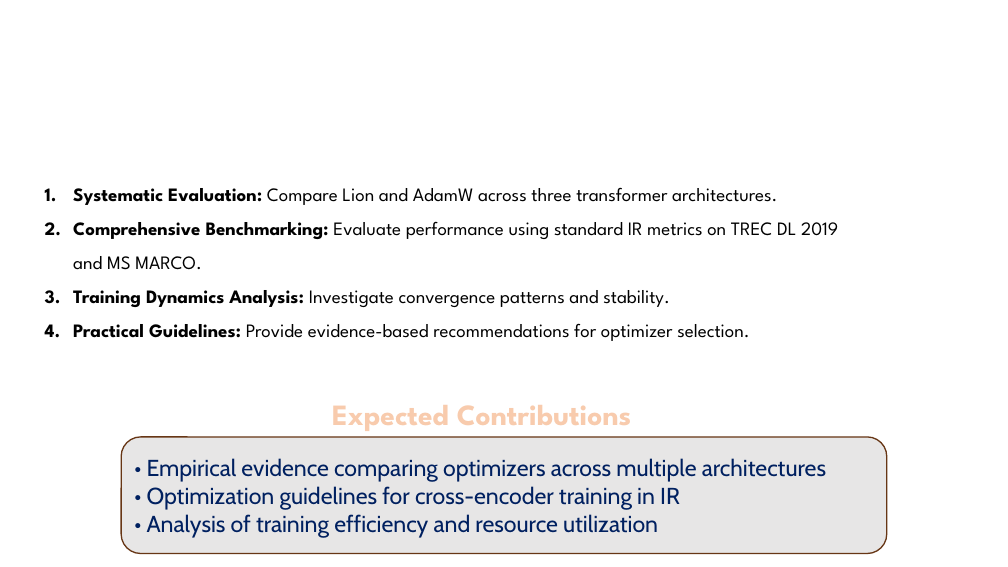
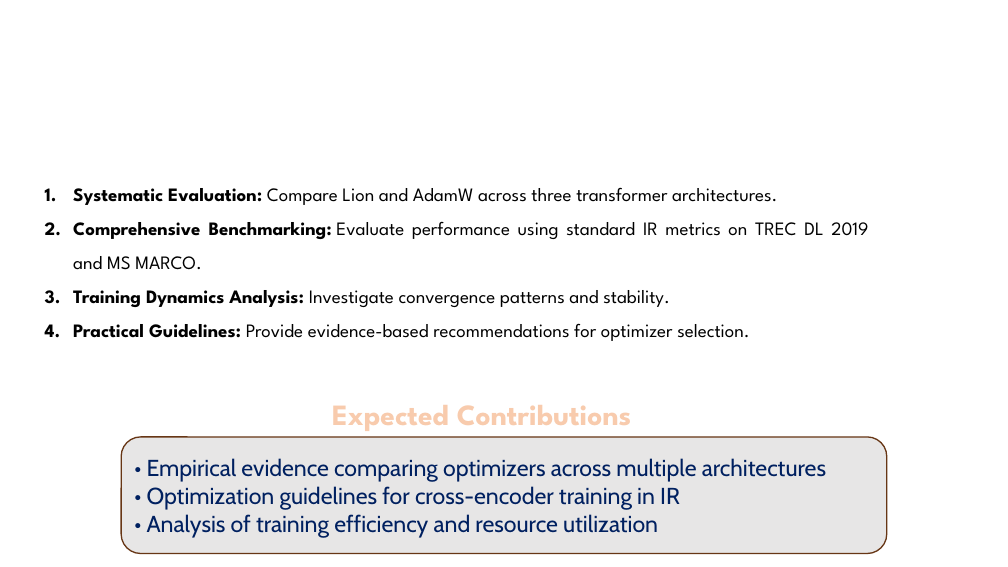
Before and after one commit to skfrost19/cross-encoder-modal, a slide deck: slide 3 of cross_encoder/thesis/Thesis_presentation.pptx. Drawn at 1008x567 pixels with LibreOffice and Linux fonts; fonts in the diff are those of the drawing; background and template pictures are left out. Boxes give left, top, right and bottom in pixels: in the first picture for what was removed or moved away, otherwise in the second. Text is boxed around its words. In the diff, an @@ line names an element or a change of style, - is before the commit and + after.

```diff
--- a/cross_encoder/thesis/Thesis_presentation.pptx
+++ b/cross_encoder/thesis/Thesis_presentation.pptx
@@ text "Systematic Evaluation: Compare Lion and ..." at <box>73,187,868,341</box>: alignment left to justified @@
```
Also in this commit, not shown: 4 other slides changed, 7 slides added, 2 slides removed.
